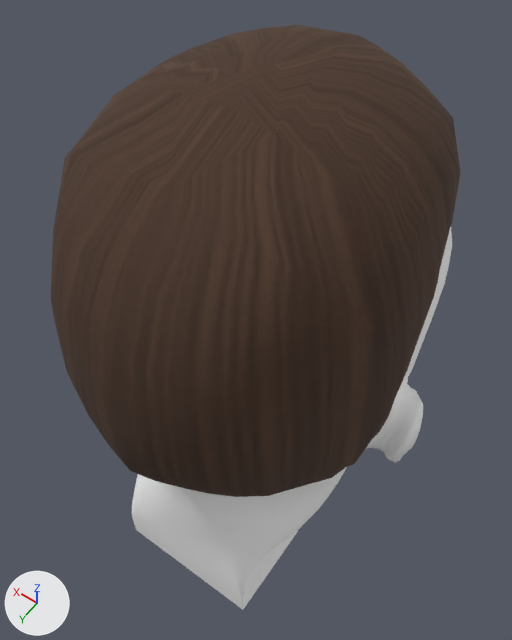
The glTF model tools/art/characters/starter-head.glb: old version first, new version second.
Rendered twice from a 50 mm lens placed at (-0.147, 0.137, 1.847), pointed at (-0.015, -0.047, 1.557). Arrows for +X, +Y and +Z are at lower left; the lights stay in place. The picture after the commit comes second.

The older version as bpy lines, for what is in view:
```python
ob_close_cropped_scalp = bpy.data.objects.new('Close-cropped scalp', me_close_cropped_scalp)
ob_close_cropped_scalp.location = (0.0, 0.0, 0.0)
ob_starter_head = bpy.data.objects.new('Starter head', me_neutral_starter_head__anatomical_topology)
ob_starter_head.location = (0.0, 0.0, 0.0)
```
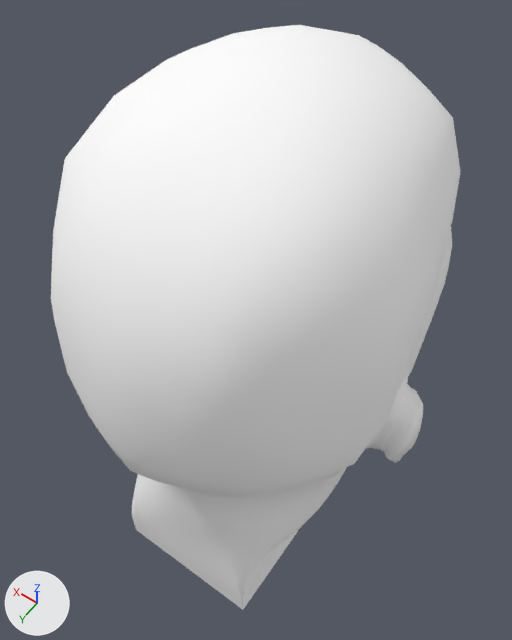
Location of each change, [x1, y1, x2, y2] in pixels of the pictures (512 x 640 px):
'Close-cropped scalp', surface changed (brown to white)
    both: [51, 25, 460, 497]

What changed in the scene script:
```text
Change mat_tobacco_brown_hair:
    remove n2 = _N.new('ShaderNodeMix'); n2.name = 'Mix'
    remove n2.data_type = 'RGBA'
    remove n2.blend_type = 'MULTIPLY'
    remove n2.inputs[0].default_value = 1.0  # 'Factor'
    remove n4 = _N.new('ShaderNodeTexImage'); n4.name = 'Image Texture'
    remove n4.image = img_hair_grain
    where n0 = _N.new('ShaderNodeBsdfPrincipled'); n0.name = 'Principled BSDF'
    where n3 = _N.new('ShaderNodeVertexColor'); n3.name = 'Color Attribute'
    remove _L.new(n2.outputs[2], n0.inputs[0])  # 'Result' to 'Base Color'
    remove _L.new(n3.outputs[0], n2.inputs[7])  # 'Color' to 'B'
    remove _L.new(n4.outputs[0], n2.inputs[6])  # 'Color' to 'A'
    add _L.new(n3.outputs[0], n0.inputs[0])  # 'Color' to 'Base Color'
```
